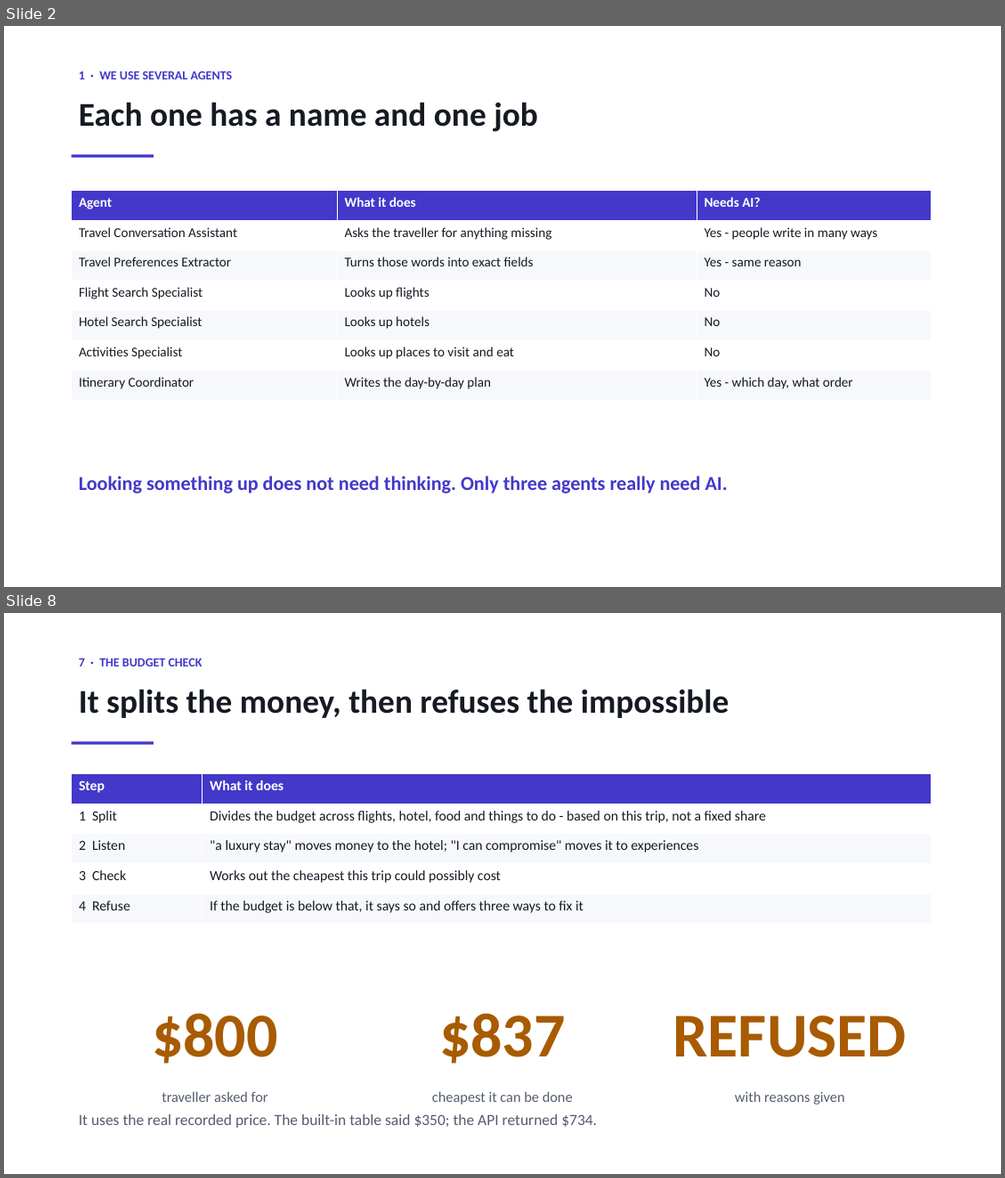
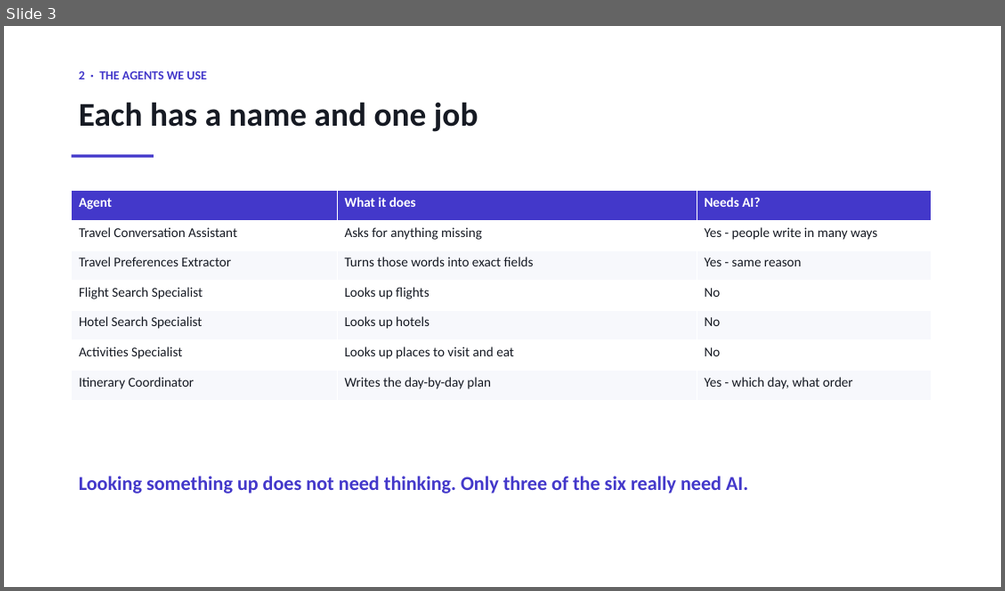
Before and after one commit to sherali143/Trip-Planner, a slide deck: submission/CMP7200_Viva_Presentation.pptx. Shown one above the other, each under a label of ours: slides 2 and 8 before the commit, slide 3 after it; the slides between them are not shown. The pictures are 1005x1178 and 1005x591 pixels, drawn with LibreOffice and Linux fonts; fonts in the diff are those of the drawing. Boxes give left, top, right and bottom in pixels: in the first picture for what was removed or moved away, otherwise in the second. Text is boxed around its words. In the diff, an @@ line names an element or a change of style, - is before the commit and + after.

```diff
--- a/submission/CMP7200_Viva_Presentation.pptx
+++ b/submission/CMP7200_Viva_Presentation.pptx
@@ slide 8 removed at (4,613,1001,1174), background #FFFFFF @@
@@ text removed at (79,658,202,666) @@
-7 · THE BUDGET CHECK
@@ text removed at (79,689,728,718) @@
-It splits the money, then refuses the impossible
@@ rectangle removed at (72,742,154,745) @@
@@ table removed at (72,774,931,924), 5 rows, 2 columns @@
-Step | What it does
-1 Split | Divides the budget across flights, hotel, food and things to do - based on this trip, not a fixed share
-2 Listen | "a luxury stay" moves money to the hotel; "I can compromise" moves it to experiences
-3 Check | Works out the cheapest this trip could possibly cost
-4 Refuse | If the budget is below that, it says so and offers three ways to fix it
@@ text removed at (152,1013,278,1063) @@
-$800
@@ text removed at (439,1013,566,1063) @@
-$837
@@ text removed at (673,1015,906,1057) @@
-REFUSED
@@ text removed at (162,1091,268,1102) @@
-traveller asked for
@@ text removed at (432,1091,573,1104) @@
-cheapest it can be done
@@ text removed at (735,1091,844,1104) @@
-with reasons given
@@ text removed at (79,1114,597,1127) @@
-It uses the real recorded price. The built-in table said $350; the API returned $734.
@@ what was slide 2 is now slide 3 @@
@@ slide 3 changed as well @@
@@ text at (79,71,207,79): text changed @@
-1 · WE USE SEVERAL AGENTS
+2 · THE AGENTS WE USE
@@ text at (79,102,478,132): text changed @@
-Each one has a name and one job
+Each has a name and one job
@@ table at (72,191,931,400) @@
-row 2, column 2: Asks the traveller for anything missing
+row 2, column 2: Asks for anything missing
@@ text at (79,475,748,493): text changed @@
-Looking something up does not need thinking. Only three agents really need AI.
+Looking something up does not need thinking. Only three of the six really need AI.
```
Also in this commit, not shown: 2 other slides changed, 9 slides added, 6 other slides removed, 3 other files.
